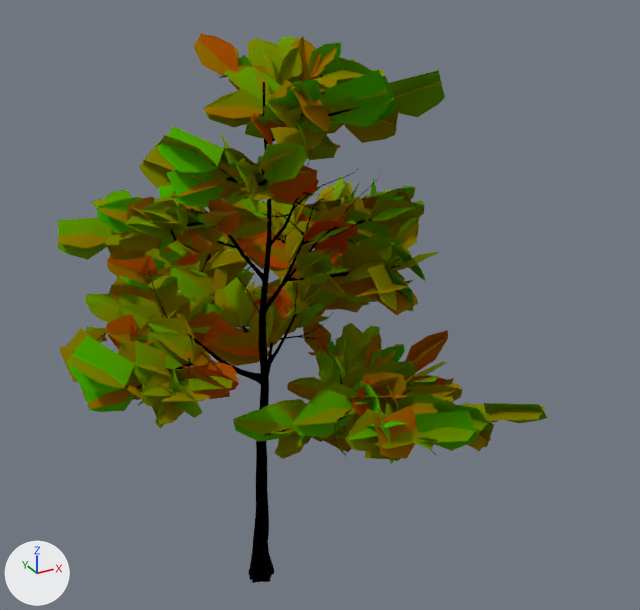
What one commit did to the glTF model Meshes/Trees/Tree_tall_1.glb.
Rendered twice from a 50 mm camera at (-42.3, -95.3, 86.6) aimed at (8.3, -3.2, 40.5). Every picture has the same lights, and +X, +Y and +Z are marked at lower left. Objects named as collision shapes, trigger or cutter boxes, shadow casters or lower levels of detail are left out.

The older version as bpy lines, for what is in view:
```python
mat_tree_branch = bpy.data.materials.new('Tree branch')
mat_tree_branch.use_nodes = True; mat_tree_branch.node_tree.nodes.clear()
_N = mat_tree_branch.node_tree.nodes; _L = mat_tree_branch.node_tree.links
n0 = _N.new('ShaderNodeBsdfPrincipled'); n0.name = 'Principled BSDF'
n0.inputs[1].default_value = 1.0  # 'Metallic'
n0.inputs[2].default_value = 1.0  # 'Roughness'
n1 = _N.new('ShaderNodeOutputMaterial'); n1.name = 'Material Output'
n2 = _N.new('ShaderNodeMath'); n2.name = 'Math'
n2.operation = 'SUBTRACT'
n2.inputs[0].default_value = 1.0  # 'Value'
n3 = _N.new('ShaderNodeMath'); n3.name = 'Math.001'
n3.operation = 'LESS_THAN'
n4 = _N.new('ShaderNodeMix'); n4.name = 'Mix'
n4.data_type = 'RGBA'
n4.blend_type = 'MULTIPLY'
n4.inputs[0].default_value = 1.0  # 'Factor'
n4.inputs[7].default_value = (0.8, 0.8, 0.8, 1.0)  # 'B', white #e7e7e7
n5 = _N.new('ShaderNodeVertexColor'); n5.name = 'Color Attribute'
_L.new(n0.outputs[0], n1.inputs[0])  # 'BSDF' to 'Surface'
_L.new(n2.outputs[0], n0.inputs[4])  # 'Value' to 'Alpha'
_L.new(n3.outputs[0], n2.inputs[1])  # 'Value' to 'Value'
_L.new(n4.outputs[2], n0.inputs[0])  # 'Result' to 'Base Color'
_L.new(n5.outputs[0], n4.inputs[6])  # 'Color' to 'A'
_L.new(n5.outputs[1], n3.inputs[0])  # 'Alpha' to 'Value'
me_tree_017 = bpy.data.meshes.new('tree.017')
me_tree_017.from_pydata(...)  # 9589 vertices, 12623 faces; spans x -24.9..26.7, y -32.0..29.0, z -1.9..73.1
# faces by material slot: [8429, 4194]
me_tree_017.materials.append(mat_bark)
me_tree_017.materials.append(mat_tree_branch)
ob_tree_tall_1 = bpy.data.objects.new('Tree tall 1', me_tree_017)
ob_tree_tall_1.location = (0.0, 0.0, 0.0)
```
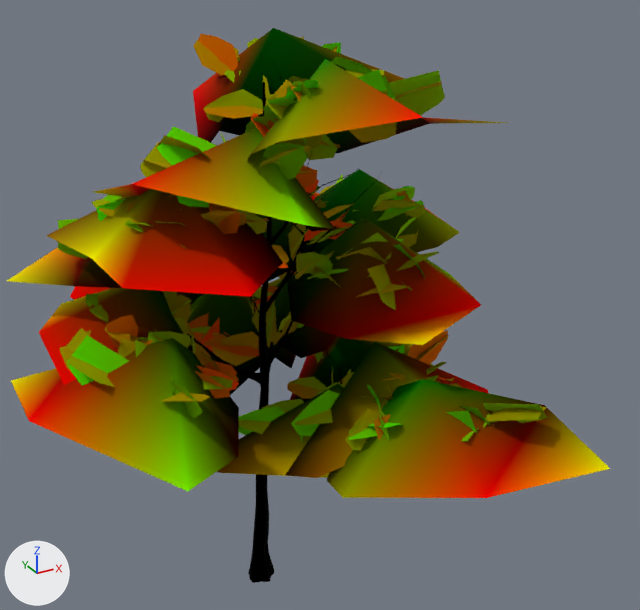
Location of each change, [x1, y1, x2, y2] in pixels of the pictures (640 x 610 px):
'Tree tall 1 LOD1', added
    after: [7, 28, 610, 582]
    faces in mat_tree_branch_lod: [7, 28, 610, 498]
    faces in mat_bark: [190, 216, 341, 582]
'Tree tall 1', recoloured
    both: [57, 34, 547, 583]

What changed in the scene script:
```text
Change mat_tree_branch:
    remove n4 = _N.new('ShaderNodeMix'); n4.name = 'Mix'
    remove n4.data_type = 'RGBA'
    remove n4.blend_type = 'MULTIPLY'
    remove n4.inputs[0].default_value = 1.0  # 'Factor'
    remove n4.inputs[7].default_value = (0.8, 0.8, 0.8, 1.0)  # 'B', white #e7e7e7
    where n0 = _N.new('ShaderNodeBsdfPrincipled'); n0.name = 'Principled BSDF'
    where n5 = _N.new('ShaderNodeVertexColor'); n5.name = 'Color Attribute'
    remove _L.new(n4.outputs[2], n0.inputs[0])  # 'Result' to 'Base Color'
    remove _L.new(n5.outputs[0], n4.inputs[6])  # 'Color' to 'A'
    add _L.new(n5.outputs[0], n0.inputs[0])  # 'Color' to 'Base Color'
Add mat_tree_branch_lod:
    mat_tree_branch_lod = bpy.data.materials.new('Tree branch lod')
    # nodes: BsdfPrincipled, Math, OutputMaterial, VertexColor
Add me_tree_026:
    me_tree_026.from_pydata(...)  # 926 vertices, 1127 faces; spans x -30.0..32.5, y -37.7..34.7, z -1.9..74.4
    # faces by material slot: [991, 136]
    me_tree_026.materials.append(mat_bark)
    me_tree_026.materials.append(mat_tree_branch_lod)
Add ob_tree_tall_1_lod1:
    ob_tree_tall_1_lod1 = bpy.data.objects.new('Tree tall 1 LOD1', me_tree_026)
    ob_tree_tall_1_lod1.location = (0.0, 0.0, 0.0)
```
